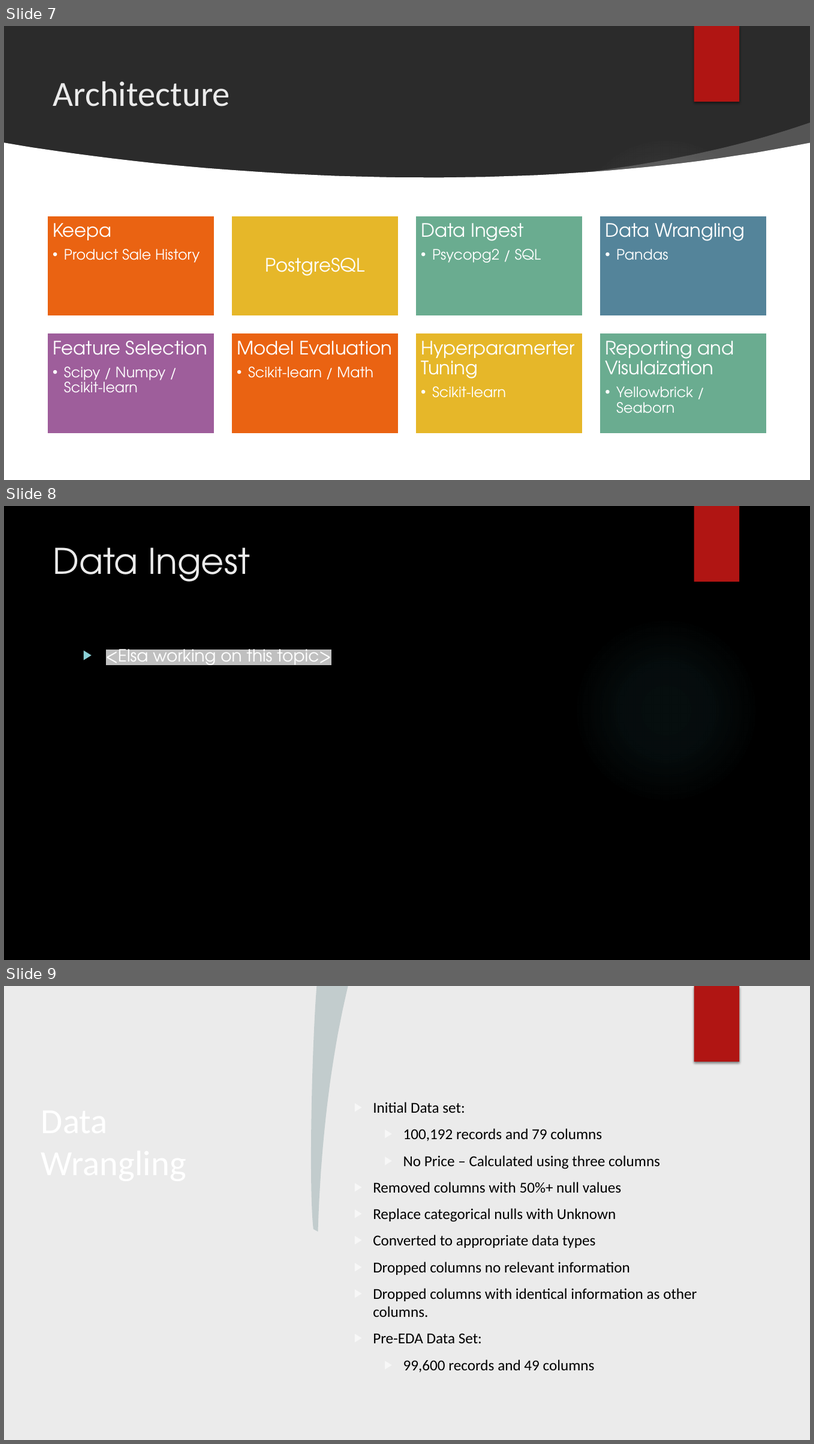
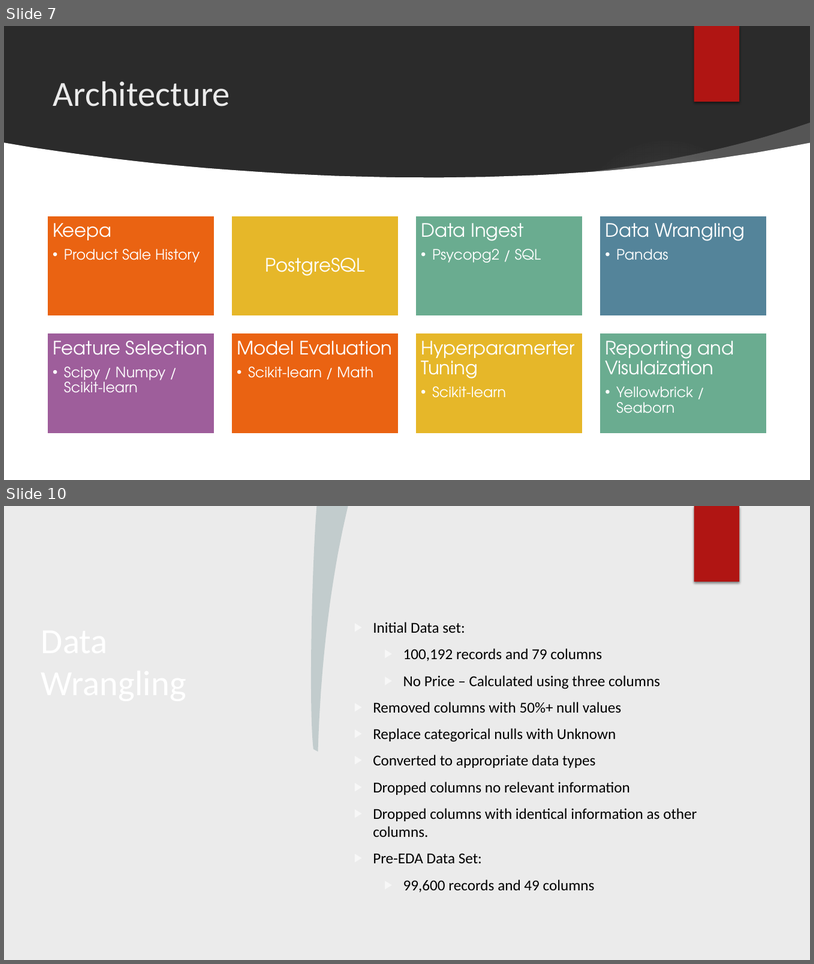
Before and after one commit to georgetown-analytics/Booksville, a slide deck: presentation/Booksville Presentation.pptx. Shown one above the other, each under a label of ours: slides 7, 8 and 9 before the commit, slides 7 and 10 after it; the slides between them are not shown. The pictures are 814x1444 and 814x964 pixels, drawn with LibreOffice and Linux fonts; fonts in the diff are those of the drawing; background and template pictures are left out; a plain dark background stands for a picture behind light text. Boxes give left, top, right and bottom in pixels: in the first picture for what was removed or moved away, otherwise in the second. Text is boxed around its words. In the diff, an @@ line names an element or a change of style, - is before the commit and + after.

```diff
--- a/presentation/Booksville Presentation.pptx
+++ b/presentation/Booksville Presentation.pptx
@@ slide 8 removed at [4, 506, 810, 960], background picture (left out) @@
@@ rectangle removed at [694, 506, 740, 582] @@
@@ title removed at [53, 547, 250, 582] @@
-Data Ingest
@@ ellipse removed at [573, 617, 759, 803] @@
@@ text removed at [106, 643, 331, 669] @@
-▶ <Elsa working on this topic>
@@ what was slide 9 is now slide 10 @@
```
Also in this commit, not shown: 3 slides changed, 4 slides added, 2 other slides removed.
